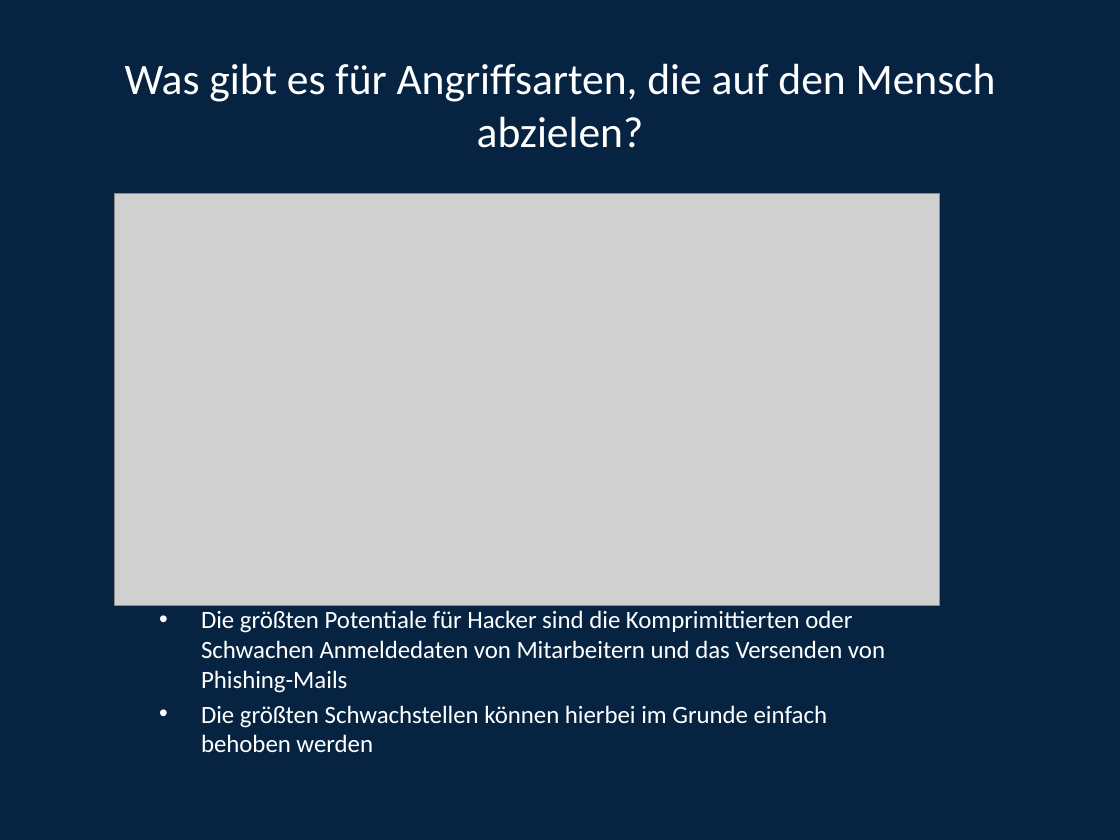
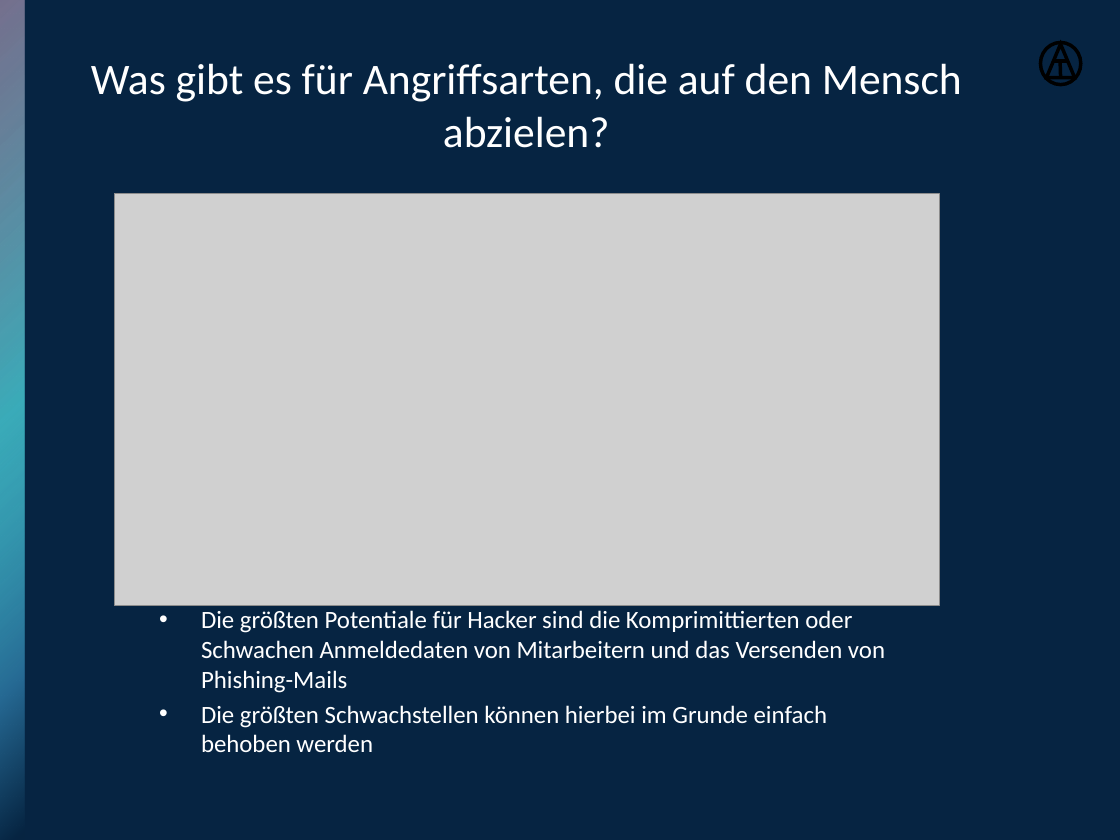
Before and after one commit to TimKossmann/storytelling, a slide deck: slide 5 of Powerpoint.pptx (slide 4 before the commit). Drawn at 1120x840 pixels with LibreOffice and Linux fonts; fonts in the diff are those of the drawing; grey boxes stand for pictures; background and template pictures are left out. Boxes give left, top, right and bottom in pixels: in the first picture for what was removed or moved away, otherwise in the second. Text is boxed around its words. In the diff, an @@ line names an element or a change of style, - is before the commit and + after.

```diff
--- a/Powerpoint.pptx
+++ b/Powerpoint.pptx
@@ rectangle added at [0,0,25,840], fill gradient #C8A9C6 to #4DDBE3 to #276A94 to #072542 @@
@@ title "Was gibt es für Angriffsarten, ...": place and size @@
-title "Was gibt es für Angriffsarten, ..." at [125,63,996,148]
+title "Was gibt es für Angriffsarten, ..." at [91,63,962,148]
@@ group added at [1040,43,1081,85]: 2 lines, 1 ellipse, 1 triangle @@
```
Also in this commit, not shown: 7 other slides changed, 1 slide added, 22 other files.
